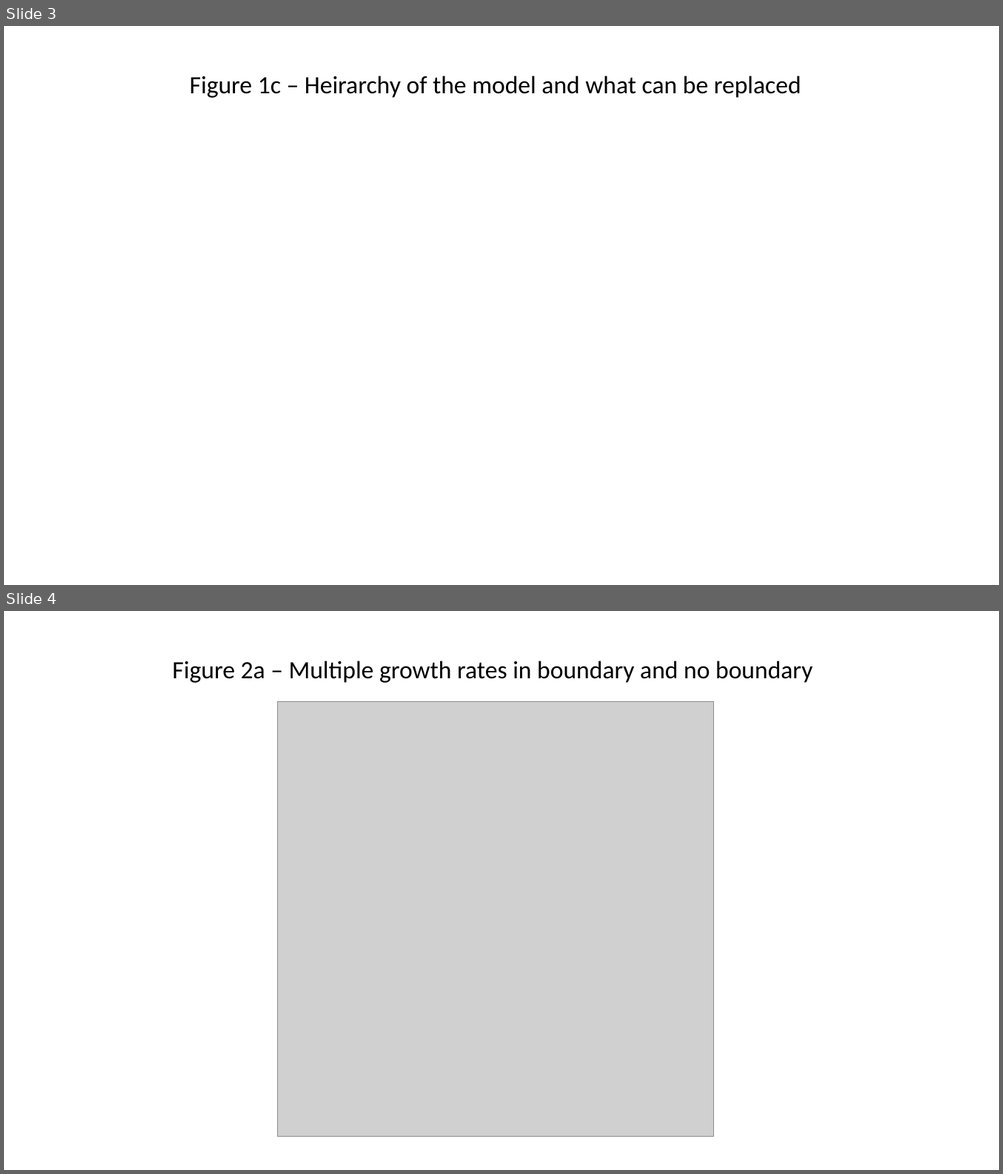
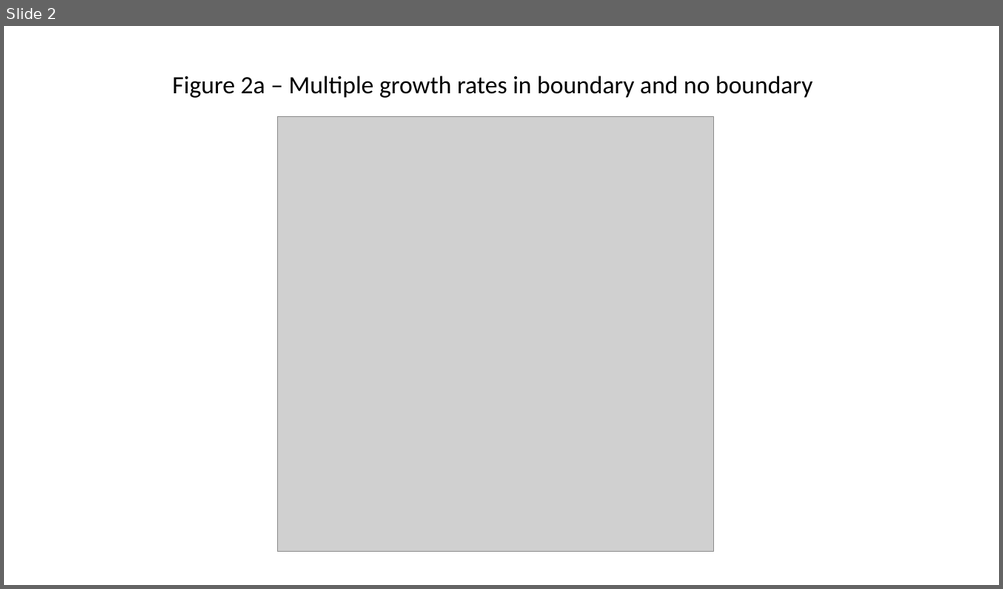
Before and after one commit to FertigLab/CancerInSilico-Figures, a slide deck: Figure_Overview.pptx. Shown one above the other, each under a label of ours: slides 3 and 4 before the commit, slide 2 after it. The pictures are 1003x1174 and 1003x589 pixels, drawn with LibreOffice and Linux fonts; fonts in the diff are those of the drawing; grey boxes stand for pictures. Boxes give left, top, right and bottom in pixels: in the first picture for what was removed or moved away, otherwise in the second. Text is boxed around its words. In the diff, an @@ line names an element or a change of style, - is before the commit and + after.

```diff
--- a/Figure_Overview.pptx
+++ b/Figure_Overview.pptx
@@ slide 3 removed at [4, 26, 999, 585], background #FFFFFF @@
@@ subtitle removed at [190, 76, 801, 98] @@
-Figure 1c – Heirarchy of the model and what can be replaced
@@ what was slide 4 is now slide 2 @@
```
Also in this commit, not shown: 4 slides changed, 1 other slide removed, 13 other files.
